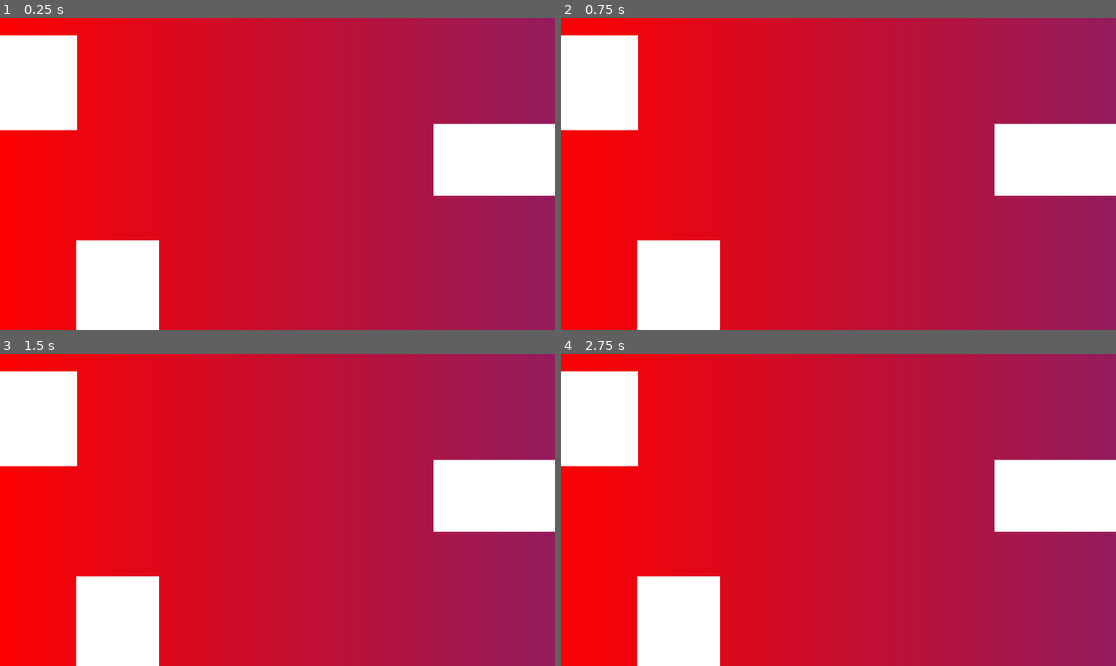
Above: before the commit, frames 1-4 (two rows, left to right).
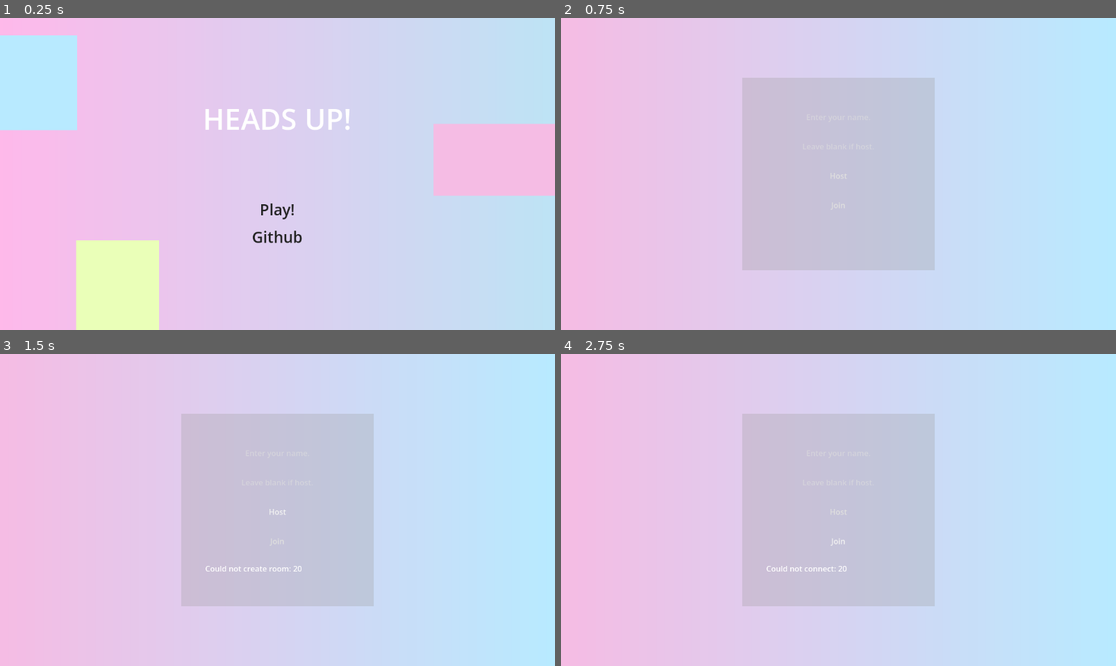
Above: after the commit, the same moments.

Repository: Haydara1/Heads-Up
Game: Godot game, scene res://scenes/Main-menu.tscn
Two runs of this game, one before a commit and one after it. Both use one fixed random seed, a clock stepped at 60 frames per second and the inputs below. Before the commit the project has no main scene; this scene is started directly in both runs.
Inputs (mouse positions are in pixels of both pictures, inside the frame that each line leads up to):
- Up to frame 1 (0.25 s): no input
- Up to frame 2 (0.75 s): click (838, 208) at 0.5 s, where only the run after the commit has a clickable "Play!"
- Up to frame 3 (1.5 s): click (277, 513) at 1.25 s, where only the run after the commit has a clickable "Host"
- Up to frame 4 (2.75 s): click (838, 541) at 2 s, where only the run after the commit has a clickable "Join"

The runs differ from the first frame. In frame 1, 100% of the frame differs, in the area x 0-100%, y 0-100%; in frame 2, 100%; in frame 3, 100%; in frame 4, 100%.

Commit message:
Polished look

Diff:
--- a/project.godot
+++ b/project.godot
@@ -11,6 +11,7 @@
 [application]
 
 config/name="HeadsUp"
+run/main_scene="uid://b721eknsmr3o0"
 config/features=PackedStringArray("4.6", "Mobile")
 config/icon="res://icon.svg"
 
--- a/scenes/Main-menu.tscn
+++ b/scenes/Main-menu.tscn
@@ -1,7 +1,9 @@
 [gd_scene format=3 uid="uid://b721eknsmr3o0"]
 
+[ext_resource type="Script" uid="uid://df0nhxoa5fup7" path="res://scripts/main_menu.gd" id="1_ak5k6"]
+
 [sub_resource type="Gradient" id="Gradient_hp0fq"]
-colors = PackedColorArray(1, 0, 0, 1, 0.5647059, 0.10980392, 0.36862746, 1)
+colors = PackedColorArray(1, 0.72156864, 0.91764706, 1, 0.7372549, 0.89411765, 0.9607843, 1)
 
 [sub_resource type="GradientTexture2D" id="GradientTexture2D_ak5k6"]
 gradient = SubResource("Gradient_hp0fq")
@@ -13,6 +15,7 @@
 anchor_bottom = 1.0
 grow_horizontal = 2
 grow_vertical = 2
+script = ExtResource("1_ak5k6")
 
 [node name="BackgroundColor" type="TextureRect" parent="." unique_id=425253190]
 layout_mode = 1
@@ -43,6 +46,7 @@
 offset_top = 462.0
 offset_right = 330.0
 offset_bottom = 857.0
+color = Color(0.91764706, 1, 0.72156864, 1)
 
 [node name="ColorRect2" type="ColorRect" parent="BackgroundResponsive" unique_id=1559102273]
 layout_mode = 0
@@ -50,6 +54,7 @@
 offset_top = 220.0
 offset_right = 1430.0
 offset_bottom = 369.0
+color = Color(0.9607843, 0.7372549, 0.89411765, 1)
 
 [node name="ColorRect3" type="ColorRect" parent="BackgroundResponsive" unique_id=1502796154]
 layout_mode = 0
@@ -57,3 +62,37 @@
 offset_top = 36.0
 offset_right = 160.0
 offset_bottom = 233.0
+color = Color(0.72156864, 0.91764706, 1, 1)
+
+[node name="CenterContainer" type="CenterContainer" parent="." unique_id=143093851]
+layout_mode = 1
+anchors_preset = 15
+anchor_right = 1.0
+anchor_bottom = 1.0
+grow_horizontal = 2
+grow_vertical = 2
+
+[node name="VBoxContainer" type="VBoxContainer" parent="CenterContainer" unique_id=160248675]
+layout_mode = 2
+
+[node name="Label" type="Label" parent="CenterContainer/VBoxContainer" unique_id=1124871755]
+custom_minimum_size = Vector2(0, 200)
+layout_mode = 2
+theme_override_font_sizes/font_size = 60
+text = "HEADS UP!"
+
+[node name="PlayButton" type="Button" parent="CenterContainer/VBoxContainer" unique_id=1084425710]
+layout_mode = 2
+theme_override_colors/font_color = Color(0.13863784, 0.13863736, 0.13863751, 1)
+theme_override_font_sizes/font_size = 32
+text = "Play!"
+flat = true
+
+[node name="Github" type="Button" parent="CenterContainer/VBoxContainer" unique_id=1183808820]
+layout_mode = 2
+theme_override_colors/font_color = Color(0.13863784, 0.13863736, 0.13863751, 1)
+theme_override_font_sizes/font_size = 32
+text = "Github"
+flat = true
+
+[connection signal="pressed" from="CenterContainer/VBoxContainer/PlayButton" to="." method="_on_play_button_pressed"]
--- a/scenes/connected_lobby.tscn
+++ b/scenes/connected_lobby.tscn
@@ -1,6 +1,12 @@
 [gd_scene format=3 uid="uid://brl3jey6n8wjy"]
 
 [ext_resource type="Script" uid="uid://wy37o7h0iser" path="res://scripts/connected_lobby.gd" id="1_3c6hh"]
+
+[sub_resource type="Gradient" id="Gradient_3c6hh"]
+colors = PackedColorArray(0.9607843, 0.7372549, 0.89411765, 1, 0.72156864, 0.91764706, 1, 1)
+
+[sub_resource type="GradientTexture2D" id="GradientTexture2D_uch3t"]
+gradient = SubResource("Gradient_3c6hh")
 
 [node name="Connected-lobby" type="Control" unique_id=295589882]
 layout_mode = 3
@@ -11,7 +17,16 @@
 grow_vertical = 2
 script = ExtResource("1_3c6hh")
 
-[node name="ColorRect" type="ColorRect" parent="." unique_id=42405231]
+[node name="Background" type="TextureRect" parent="." unique_id=849636667]
+layout_mode = 1
+anchors_preset = 15
+anchor_right = 1.0
+anchor_bottom = 1.0
+grow_horizontal = 2
+grow_vertical = 2
+texture = SubResource("GradientTexture2D_uch3t")
+
+[node name="CenterContainer" type="CenterContainer" parent="." unique_id=1925690486]
 layout_mode = 1
 anchors_preset = 15
 anchor_right = 1.0
@@ -19,23 +34,28 @@
 grow_horizontal = 2
 grow_vertical = 2
 
-[node name="VBoxContainer" type="VBoxContainer" parent="." unique_id=503336048]
-layout_mode = 0
-offset_right = 40.0
-offset_bottom = 40.0
+[node name="clr-rect" type="ColorRect" parent="CenterContainer" unique_id=57557933]
+custom_minimum_size = Vector2(400, 400)
+layout_mode = 2
+color = Color(0.5882353, 0.5882353, 0.5882353, 0.49411765)
 
-[node name="PlayButton" type="Button" parent="VBoxContainer" unique_id=2037741573]
+[node name="VBoxContainer" type="VBoxContainer" parent="CenterContainer" unique_id=503336048]
+custom_minimum_size = Vector2(200, 0)
+layout_mode = 2
+theme_override_constants/separation = 30
+
+[node name="PlayButton" type="Button" parent="CenterContainer/VBoxContainer" unique_id=2037741573]
 layout_mode = 2
 text = "Play
 "
 
-[node name="PackOption" type="OptionButton" parent="VBoxContainer" unique_id=712590876]
+[node name="PackOption" type="OptionButton" parent="CenterContainer/VBoxContainer" unique_id=712590876]
 layout_mode = 2
 
-[node name="StatusLabel" type="Label" parent="VBoxContainer" unique_id=52078235]
+[node name="StatusLabel" type="Label" parent="CenterContainer/VBoxContainer" unique_id=52078235]
 layout_mode = 2
 
-[node name="PlayersLabel" type="Label" parent="VBoxContainer" unique_id=1651115392]
+[node name="PlayersLabel" type="Label" parent="CenterContainer/VBoxContainer" unique_id=1651115392]
 layout_mode = 2
 
-[connection signal="pressed" from="VBoxContainer/PlayButton" to="." method="_on_play_button_pressed"]
+[connection signal="pressed" from="CenterContainer/VBoxContainer/PlayButton" to="." method="_on_play_button_pressed"]
--- a/scenes/gameplay.tscn
+++ b/scenes/gameplay.tscn
@@ -1,6 +1,12 @@
 [gd_scene format=3 uid="uid://bucdvfof7xiqo"]
 
 [ext_resource type="Script" uid="uid://w2k8lcbi321i" path="res://scripts/gameplay.gd" id="1_7biu0"]
+
+[sub_resource type="Gradient" id="Gradient_7biu0"]
+colors = PackedColorArray(0.9607843, 0.7372549, 0.89411765, 1, 0.7372549, 0.89411765, 0.9607843, 1)
+
+[sub_resource type="GradientTexture2D" id="GradientTexture2D_00tan"]
+gradient = SubResource("Gradient_7biu0")
 
 [node name="Gameplay" type="Control" unique_id=866181721]
 layout_mode = 3
@@ -10,6 +16,15 @@
 grow_horizontal = 2
 grow_vertical = 2
 script = ExtResource("1_7biu0")
+
+[node name="TextureRect" type="TextureRect" parent="." unique_id=1334942925]
+layout_mode = 1
+anchors_preset = 15
+anchor_right = 1.0
+anchor_bottom = 1.0
+grow_horizontal = 2
+grow_vertical = 2
+texture = SubResource("GradientTexture2D_00tan")
 
 [node name="VBoxContainer" type="VBoxContainer" parent="." unique_id=1644569337]
 layout_mode = 1
--- a/scenes/lobby.tscn
+++ b/scenes/lobby.tscn
@@ -1,6 +1,12 @@
 [gd_scene format=3 uid="uid://bof8lllrsvjnq"]
 
 [ext_resource type="Script" uid="uid://ct8o1ih8rb6lq" path="res://scripts/lobby.gd" id="1_o1atq"]
+
+[sub_resource type="Gradient" id="Gradient_o1atq"]
+colors = PackedColorArray(0.9607843, 0.7372549, 0.89411765, 1, 0.72156864, 0.91764706, 1, 1)
+
+[sub_resource type="GradientTexture2D" id="GradientTexture2D_5gu6x"]
+gradient = SubResource("Gradient_o1atq")
 
 [node name="Lobby" type="Control" unique_id=1240909931]
 layout_mode = 3
@@ -11,7 +17,16 @@
 grow_vertical = 2
 script = ExtResource("1_o1atq")
 
-[node name="VBoxContainer" type="VBoxContainer" parent="." unique_id=1314532577]
+[node name="Background" type="TextureRect" parent="." unique_id=72757273]
+layout_mode = 1
+anchors_preset = 15
+anchor_right = 1.0
+anchor_bottom = 1.0
+grow_horizontal = 2
+grow_vertical = 2
+texture = SubResource("GradientTexture2D_5gu6x")
+
+[node name="CenterContainer" type="CenterContainer" parent="." unique_id=2101796544]
 layout_mode = 1
 anchors_preset = 15
 anchor_right = 1.0
@@ -19,23 +34,41 @@
 grow_horizontal = 2
 grow_vertical = 2
 
-[node name="NameInput" type="LineEdit" parent="VBoxContainer" unique_id=222362144]
+[node name="ColorRect" type="ColorRect" parent="CenterContainer" unique_id=735768444]
+custom_minimum_size = Vector2(400, 400)
 layout_mode = 2
+color = Color(0.60784316, 0.60784316, 0.60784316, 0.29411766)
 
-[node name="IPInput" type="LineEdit" parent="VBoxContainer" unique_id=1182089093]
+[node name="VBoxContainer" type="VBoxContainer" parent="CenterContainer" unique_id=1314532577]
+custom_minimum_size = Vector2(300, 0)
 layout_mode = 2
+theme_override_constants/separation = 30
 
-[node name="HostButton" type="Button" parent="VBoxContainer" unique_id=196736558]
+[node name="NameInput" type="LineEdit" parent="CenterContainer/VBoxContainer" unique_id=222362144]
+layout_mode = 2
+placeholder_text = "Enter your name."
+alignment = 1
+flat = true
+
+[node name="IPInput" type="LineEdit" parent="CenterContainer/VBoxContainer" unique_id=1182089093]
+layout_mode = 2
+placeholder_text = "Leave blank if host."
+alignment = 1
+flat = true
+
+[node name="HostButton" type="Button" parent="CenterContainer/VBoxContainer" unique_id=196736558]
 layout_mode = 2
 text = "Host"
+flat = true
 
-[node name="JoinButton" type="Button" parent="VBoxContainer" unique_id=511477960]
+[node name="JoinButton" type="Button" parent="CenterContainer/VBoxContainer" unique_id=511477960]
 layout_mode = 2
 text = "Join
 "
+flat = true
 
-[node name="StatusLabel" type="Label" parent="VBoxContainer" unique_id=540355650]
+[node name="StatusLabel" type="Label" parent="CenterContainer/VBoxContainer" unique_id=540355650]
 layout_mode = 2
 
-[connection signal="pressed" from="VBoxContainer/HostButton" to="." method="_on_host_button_pressed"]
-[connection signal="pressed" from="VBoxContainer/JoinButton" to="." method="_on_join_button_pressed"]
+[connection signal="pressed" from="CenterContainer/VBoxContainer/HostButton" to="." method="_on_host_button_pressed"]
+[connection signal="pressed" from="CenterContainer/VBoxContainer/JoinButton" to="." method="_on_join_button_pressed"]
--- a/scenes/pack.tscn
+++ /dev/null
@@ -1,22 +0,0 @@
-[gd_scene format=3 uid="uid://bic42ofoemdpx"]
-
-[node name="Pack" type="Control" unique_id=1177825566]
-layout_mode = 3
-anchors_preset = 15
-anchor_right = 1.0
-anchor_bottom = 1.0
-grow_horizontal = 2
-grow_vertical = 2
-
-[node name="CenterContainer" type="CenterContainer" parent="." unique_id=37951153]
-layout_mode = 1
-anchors_preset = 15
-anchor_right = 1.0
-anchor_bottom = 1.0
-grow_horizontal = 2
-grow_vertical = 2
-
-[node name="Button" type="Button" parent="CenterContainer" unique_id=1291474229]
-custom_minimum_size = Vector2(100, 100)
-layout_mode = 2
-flat = true
--- a/scenes/select_pack.tscn
+++ /dev/null
@@ -1,17 +0,0 @@
-[gd_scene format=3 uid="uid://if6x1cp7t7ta"]
-
-[node name="Select-pack" type="Control" unique_id=894163677]
-layout_mode = 3
-anchors_preset = 15
-anchor_right = 1.0
-anchor_bottom = 1.0
-grow_horizontal = 2
-grow_vertical = 2
-
-[node name="Background" type="ColorRect" parent="." unique_id=432811128]
-layout_mode = 1
-anchors_preset = 15
-anchor_right = 1.0
-anchor_bottom = 1.0
-grow_horizontal = 2
-grow_vertical = 2
--- a/scripts/connected_lobby.gd
+++ b/scripts/connected_lobby.gd
@@ -1,10 +1,10 @@
 
 extends Control
 
-@onready var pack_option: OptionButton = $VBoxContainer/PackOption
-@onready var status_label: Label = $VBoxContainer/StatusLabel
-@onready var players_label: Label = $VBoxContainer/PlayersLabel
-@onready var play_button: Button = $VBoxContainer/PlayButton
+@onready var pack_option: OptionButton = $CenterContainer/VBoxContainer/PackOption
+@onready var status_label: Label = $CenterContainer/VBoxContainer/StatusLabel
+@onready var players_label: Label = $CenterContainer/VBoxContainer/PlayersLabel
+@onready var play_button: Button = $CenterContainer/VBoxContainer/PlayButton
 
 
 func _ready() -> void:
--- a/scripts/lobby.gd
+++ b/scripts/lobby.gd
@@ -1,8 +1,8 @@
 extends Control
 
-@onready var name_input: LineEdit = $VBoxContainer/NameInput
-@onready var ip_input: LineEdit = $VBoxContainer/IPInput
-@onready var status_label: Label = $VBoxContainer/StatusLabel
+@onready var name_input: LineEdit = $CenterContainer/VBoxContainer/NameInput
+@onready var ip_input: LineEdit = $CenterContainer/VBoxContainer/IPInput
+@onready var status_label: Label = $CenterContainer/VBoxContainer/StatusLabel
 
 func _ready() -> void:
 	NetworkManager.connection_status.connect(_on_status)
--- /dev/null
+++ b/scripts/main_menu.gd
@@ -0,0 +1,5 @@
+extends Control
+
+
+func _on_play_button_pressed() -> void:
+	get_tree().change_scene_to_file("res://scenes/lobby.tscn")
Not shown, added: scripts/main_menu.gd.uid
